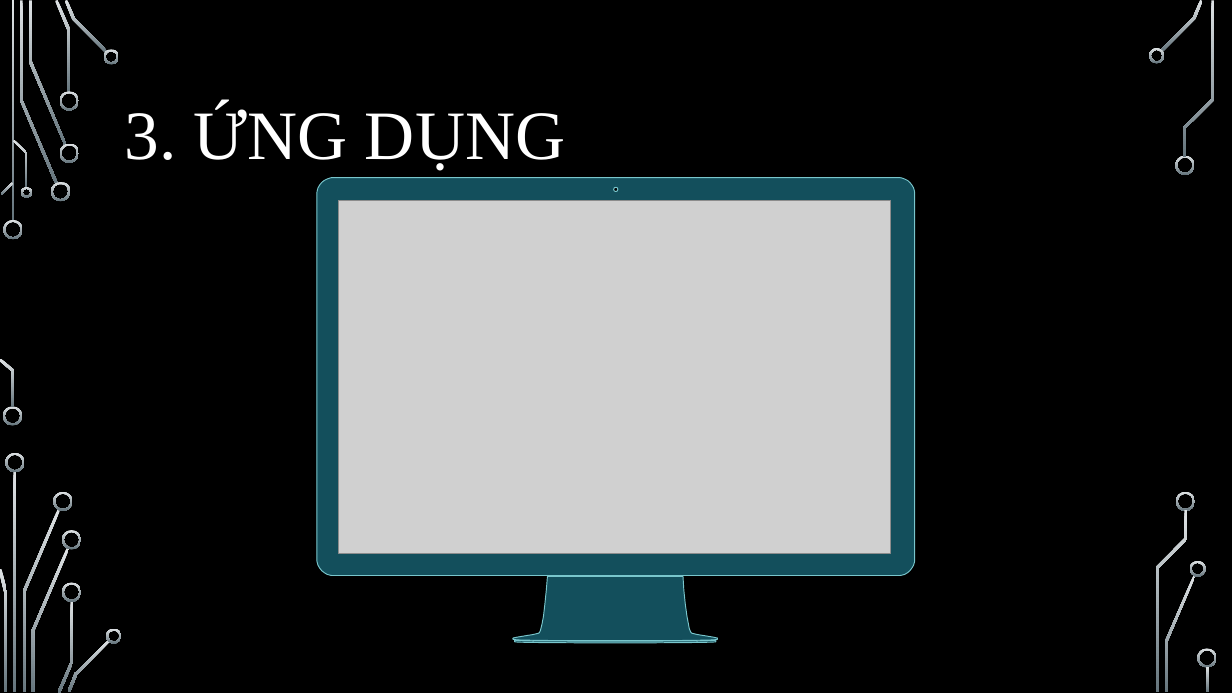
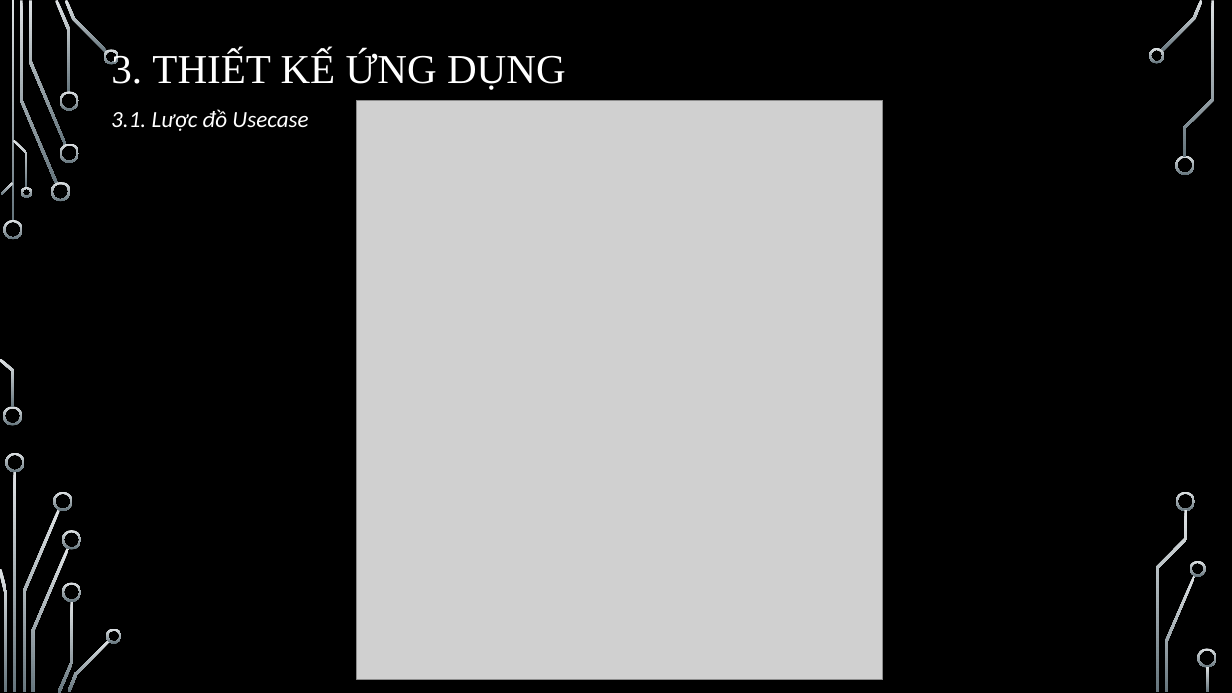
Before and after one commit to kiet1022/DoanHoiIT, a slide deck: slide 11 of FileBC/SlideBaoCaoVer2NotComplete.pptx (slide 9 before the commit). Drawn at 1232x693 pixels with LibreOffice and Linux fonts; fonts in the diff are those of the drawing; grey boxes stand for pictures; background and template pictures are left out. Boxes give left, top, right and bottom in pixels: in the first picture for what was removed or moved away, otherwise in the second. Text is boxed around its words. In the diff, an @@ line names an element or a change of style, - is before the commit and + after.

```diff
--- a/FileBC/SlideBaoCaoVer2NotComplete.pptx
+++ b/FileBC/SlideBaoCaoVer2NotComplete.pptx
@@ title at (x1=111, y1=51, x2=566, y2=90): text changed; size 54 to 32 pt @@
-3. ỨNG DỤNG
+3. THIẾT KẾ ỨNG DỤNG
@@ text added at (x1=111, y1=109, x2=308, y2=131), 18 pt, text #FFFFFF, italic @@
+3.1. Lược đồ Usecase
@@ picture resized from (x1=339, y1=201, x2=891, y2=554) to (x1=357, y1=100, x2=883, y2=679) @@
@@ freeform shape removed at (x1=317, y1=177, x2=915, y2=642) @@
```
Also in this commit, not shown: 11 other slides changed, 5 slides added, 7 slides removed.
